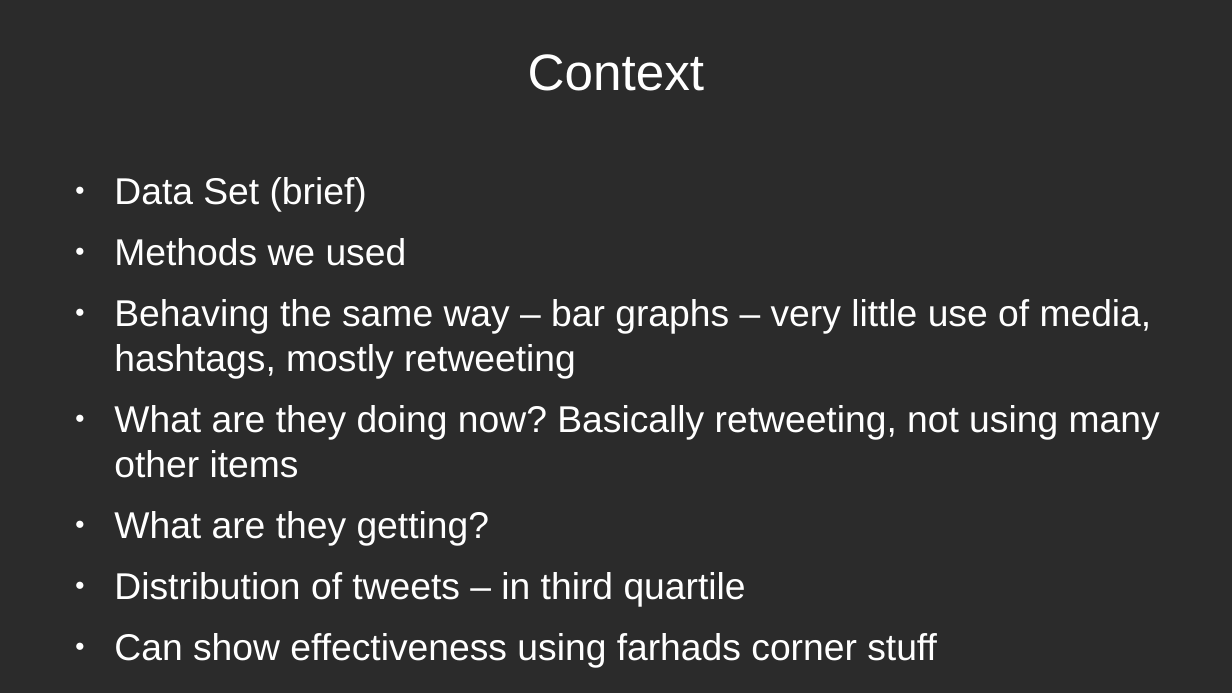
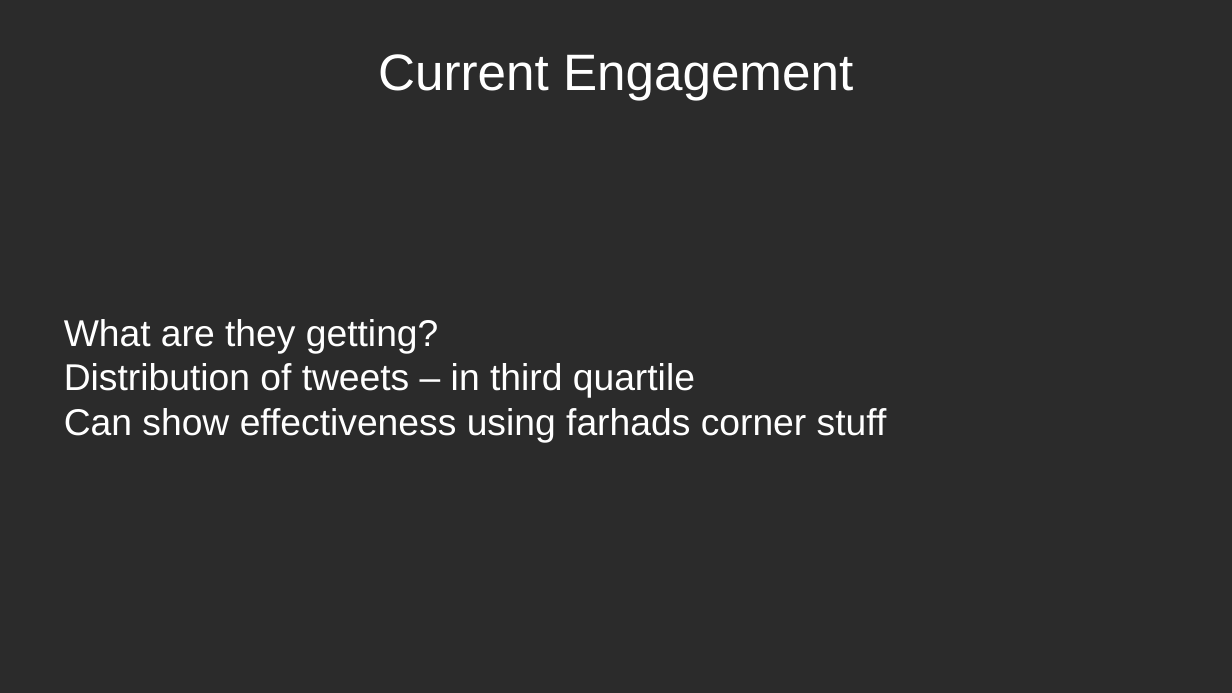
Before and after one commit to douglas-thoms/Datathon-2021-10-16, a slide deck: slide 7 of presentations/group_9_presentation_v1.odp (slide 5 before the commit). Drawn at 1232x693 pixels with LibreOffice and Linux fonts; fonts in the diff are those of the drawing; background and template pictures are left out; a plain dark background stands for a picture behind light text. Boxes give left, top, right and bottom in pixels: in the first picture for what was removed or moved away, otherwise in the second. Text is boxed around its words. In the diff, an @@ line names an element or a change of style, - is before the commit and + after.

```diff
--- a/presentations/group_9_presentation_v1.odp
+++ b/presentations/group_9_presentation_v1.odp
@@ title at box(378, 54, 853, 101): text changed @@
-Context
+Current Engagement
@@ text at box(114, 177, 1160, 478): paragraphs removed @@
-● Data Set (brief)
-● Methods we used
-● Behaving the same way – bar graphs – very little use of media, hashtags, mostly retweeting
-● What are they doing now? Basically retweeting, not using many other items
@@ text "What are they getting?": place and size @@
-text "What are they getting?" at box(114, 177, 1160, 668)
+text "What are they getting?" at box(64, 319, 887, 443)
@@ text "What are they getting?" at box(64, 319, 887, 443): bullet ● to none; less space between paragraphs @@
```
Also in this commit, not shown: 3 other slides changed, 3 slides added, 1 slide removed, 13 other files.
